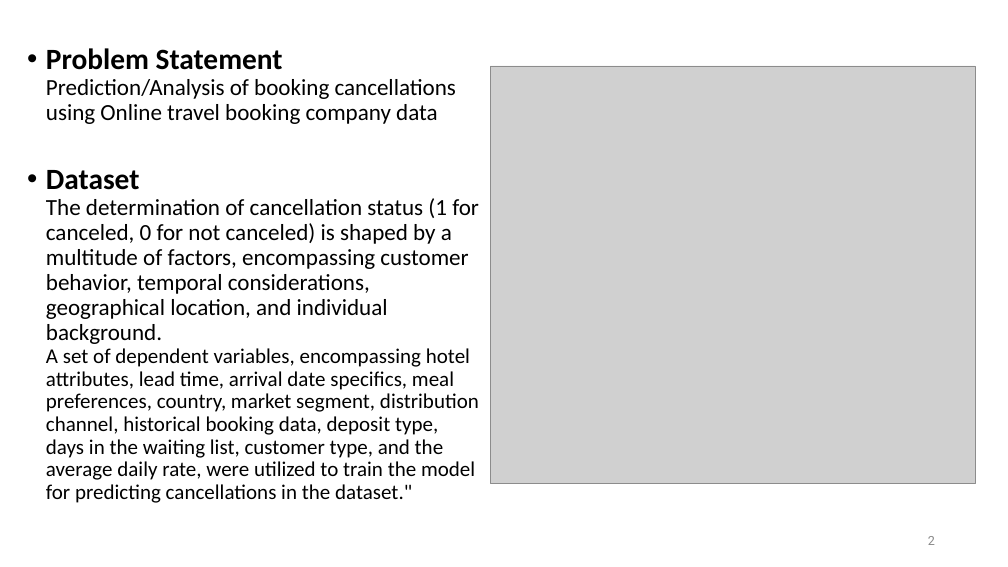
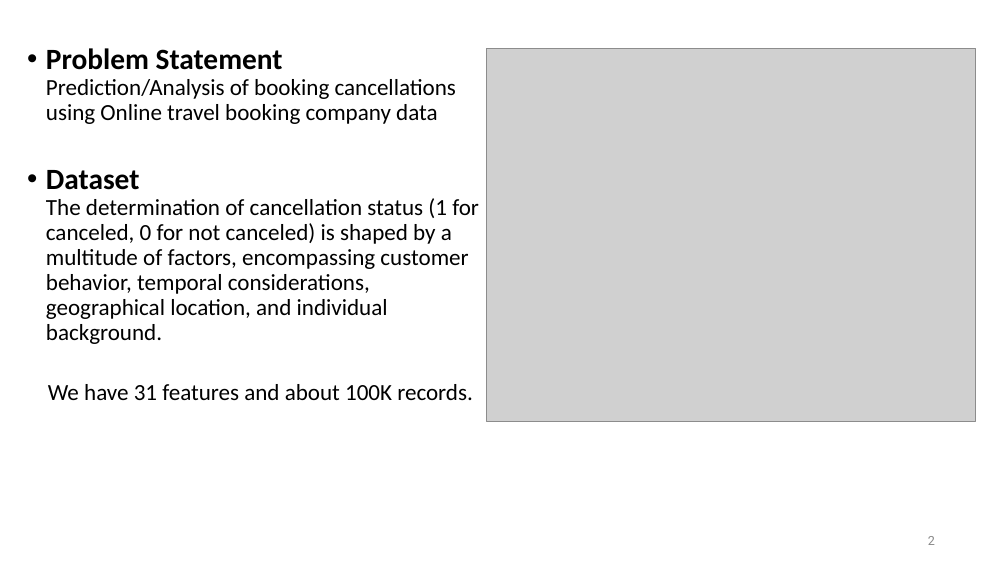
Before and after one commit to Justicea83/data-analytics-assignment, a slide deck: slide 2 of Presentation.pptx. Drawn at 1008x567 pixels with LibreOffice and Linux fonts; fonts in the diff are those of the drawing; grey boxes stand for pictures. Boxes give left, top, right and bottom in pixels: in the first picture for what was removed or moved away, otherwise in the second. Text is boxed around its words. In the diff, an @@ line names an element or a change of style, - is before the commit and + after.

```diff
--- a/Presentation.pptx
+++ b/Presentation.pptx
@@ picture: place and size @@
-picture at bbox=[491, 66, 975, 483]
+picture at bbox=[486, 48, 976, 421]
@@ text at bbox=[46, 170, 479, 400]: text changed; size 20 to 22 pt @@
-• Dataset
-  The determination of cancellation status (1 for canceled, 0 for not canceled) is shaped by a multitude of factors, encompassing customer behavior, temporal considerations, geographical location, and individual background.
-  A set of dependent variables, encompassing hotel attributes, lead time, arrival date specifics, meal preferences, country, market segment, distribution channel, historical booking data, deposit type, days in the waiting list, customer type, and the average daily rate, were utilized to train the model for predicting cancellations in the dataset."
+• Dataset
+  The determination of cancellation status (1 for canceled, 0 for not canceled) is shaped by a multitude of factors, encompassing customer behavior, temporal considerations, geographical location, and individual background.
+We have 31 features and about 100K records.
```
Also in this commit, not shown: 4 other files.
